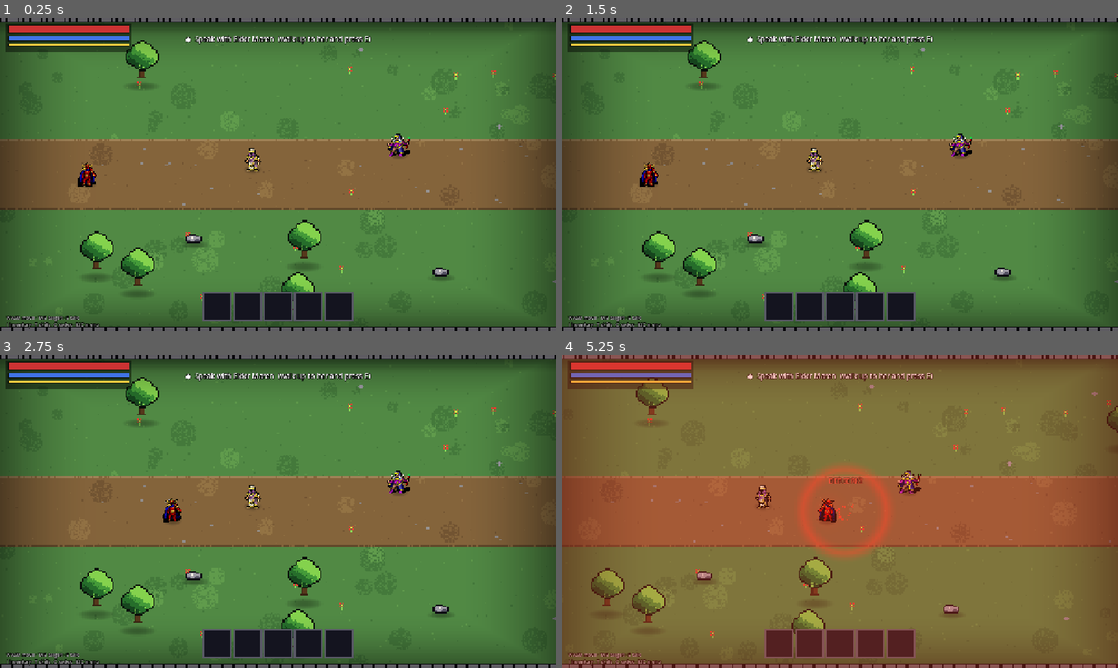
Above: before the commit, frames 1-4 (two rows, left to right).
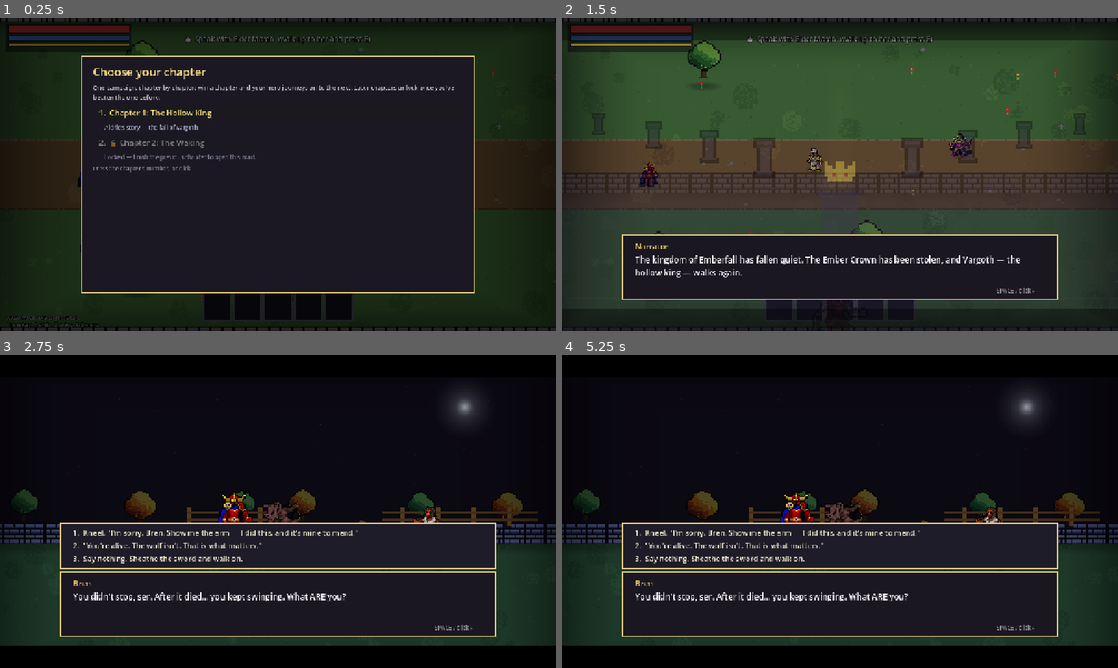
Above: after the commit, the same moments.

Repository: asalik1/game_beta
Game: Godot game, scene res://scenes/main.tscn
The game is run twice, just before and just after one commit, with the same random seed, the same clock (stepped at 60 frames per second) and the same inputs.
Inputs (mouse positions are in pixels of both pictures, inside the frame that each line leads up to):
- Up to frame 1 (0.25 s): no input
- Up to frame 2 (1.5 s): click (840, 111) at 0.5 s, where only the run after the commit has a clickable "1. Chapter 1: The Hollow King"; click (623, 305) at 1.25 s, where only the run after the commit has a clickable "Warrior (1)"
- Up to frame 3 (2.75 s): tap E at 2, 2.1 s; move the mouse to (400, 495) at 2.02 s; hold D from 2.03 s (still down); click (400, 495) at 2.17 s; tap Space at 2.27 s
- Up to frame 4 (5.25 s): release D at 2.75 s; tap E every 0.75 s from 2.75 to 5 s; drag from (728, 527) to (812, 574) at 2.77 s; move the mouse to (895, 442) at 3.52 s; hold D 3.53-4.25 s; tap K at 3.6 s; drag from (812, 574) to (673, 464) at 4.27 s; move the mouse to (1006, 558) at 5.02 s; hold A from 5.03 s (still down); tap U at 5.1 s

The runs differ from the first frame. In frame 1, 96% of the frame differs, in the area x 0-100%, y 0-100%; in frame 2, 95%; in frame 3, 98%; in frame 4, 100%.
Error before the commit: Parse Error: Cannot infer the type of "unlocked" variable because the value doesn't have a set type. (res://scripts/menus.gd:282)

Commit message:
chore: update testing pipeline

Diff:
--- /dev/null
+++ b/game/check_compile.gd
@@ -0,0 +1,35 @@
+extends SceneTree
+## COMPILE GATE — run before any test suite. Loads every script and
+## fails fast on parse errors. This must stay DEPENDENCY-FREE (no
+## class_name references): when game.gd or menus.gd breaks, the test
+## suite's own script fails to compile and the engine idles forever —
+## the "suite hung for 16 minutes" failure mode. This catches it in
+## seconds, printing Godot's actual parse error.
+
+func _init() -> void:
+	var bad := 0
+	var total := 0
+	for path in _gather("res://scripts"):
+		total += 1
+		var sc = load(path)
+		if sc == null or not (sc as GDScript).can_instantiate():
+			print("COMPILE FAIL: ", path)
+			bad += 1
+	if bad == 0:
+		print("COMPILE OK (%d scripts)" % total)
+	else:
+		print("COMPILE GATE: %d broken script(s) — fix before running the suite." % bad)
+	quit(1 if bad > 0 else 0)
+
+
+func _gather(dir_path: String) -> Array:
+	var out: Array = []
+	var dir := DirAccess.open(dir_path)
+	if dir == null:
+		return out
+	for f in dir.get_files():
+		if f.ends_with(".gd"):
+			out.append(dir_path + "/" + f)
+	for d in dir.get_directories():
+		out += _gather(dir_path + "/" + d)
+	return out
--- a/game/scripts/autotest.gd
+++ b/game/scripts/autotest.gd
@@ -9,11 +9,23 @@
 var game: Game
 
 
+# --quick: core-systems tier (~20s) for iterating on small fixes.
+# It runs boot → one class kit → every systems test → UI smoke → pause
+# menu, then exits BEFORE the content playthroughs (terrains, both
+# chapters, opening E2Es, boss selftests). Full suite before staging.
+var quick := false
+
+
 func _ready() -> void:
+	quick = "--quick" in OS.get_cmdline_user_args()
 	_run()
 
 
+var _failed := false
+
+
 func _fail(msg: String) -> void:
+	_failed = true
 	push_error("AUTOTEST FAIL: " + msg)
 	print("AUTOTEST FAIL: ", msg)
 	get_tree().quit(1)
@@ -131,7 +143,8 @@
 	# 3. Fire every ability of every class against dummy wolves.
 	game.player.global_position = Vector2(900, 360)
 	await _frames(5)
-	for cls in Classes.CLASSES:
+	var kit_classes: Array = ["warrior"] if quick else Classes.CLASSES.keys()
+	for cls in kit_classes:
 		game.player.set_class(cls)
 		# Re-anchor every class: dashes drift the hero ~300-500px right per
 		# kit, and six kits would carry it past the village edge into zone 1
@@ -564,6 +577,7 @@
 	p.gold = 4321
 	p.resonance = -37.0
 	p.faction_standing["cinderborn"] = 12
+	var flags_keep: Dictionary = game.flags.duplicate(true)  # restore after — later tests need the opening flags
 	game.set_flag("rt_flag", true)
 	var kept_quest: String = game.quest_key
 	var kept_level: int = p.level
@@ -593,7 +607,7 @@
 		return _fail("stats after load differ from before save (atk %.2f vs %.2f)" % [p.atk, kept_atk])
 	if not game.get_flag("rt_flag", false):
 		return _fail("story flags did not survive the save roundtrip")
-	game.flags.clear()
+	game.flags = flags_keep  # never strand the run without its opening flags
 	SaveGame.delete(SaveGame.MAX_SLOTS)
 	if SaveGame.exists(SaveGame.MAX_SLOTS):
 		return _fail("save delete failed")
@@ -644,7 +658,7 @@
 	await _skip_dialogue()
 	game.player.resonance = 0.0
 	game.player.faction_standing["choir"] = 0
-	game.flags.clear()
+	game.flags.erase("chose_dark")  # cleanup — but keep the opening flags
 	print("ok: choice dialogue engine (choices, flags, factions, resonance bands)")
 
 	# 5d. Opening-convo data integrity: every node resolves, every cue
@@ -704,6 +718,17 @@
 	game.menus.close()
 	await _frames(2)
 	print("ok: shop, codex, skill tree, theme picker, stats tab, dev panel UI")
+
+	# --quick tier ends here, after one last check that the system menu
+	# behaves (it works from ch1 state: replay lands in ch2 and exits).
+	if quick:
+		await _test_pause_menu()
+		if _failed:
+			return  # quit(1) is already queued — do not print PASS over it
+		print("AUTOTEST QUICK PASS  (core systems only — run the FULL suite before staging)")
+		get_tree().paused = false
+		get_tree().quit(0)
+		return
 
 	# 6c. Terrains: apply every terrain to zone 1, fire its event, tick
 	# hazards — none of it may crash. (Player parked away from the mobs
--- a/game/scripts/menus.gd
+++ b/game/scripts/menus.gd
@@ -279,7 +279,7 @@
 	for chid in Story.CHAPTER_LIST:
 		var chapter: Dictionary = Story.CHAPTER_LIST[chid]
 		var pick_id: String = chid
-		var unlocked := game.chapter_available(chid, replay)
+		var unlocked: bool = game.chapter_available(chid, replay)
 		var pick := func() -> void:
 			if chapter_replay:
 				if root:
Not shown, changed: .claude/settings.local.json
Not shown, changed: CH2_TASKS.md
Not shown, added: CLAUDE.md
Not shown, added: test.bat
Not shown, added: test_quick.bat
